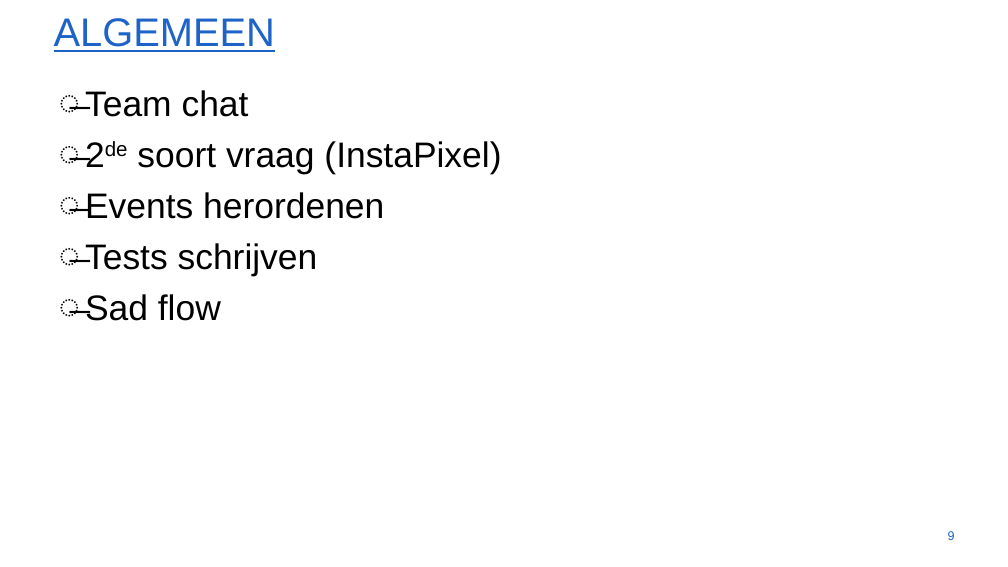
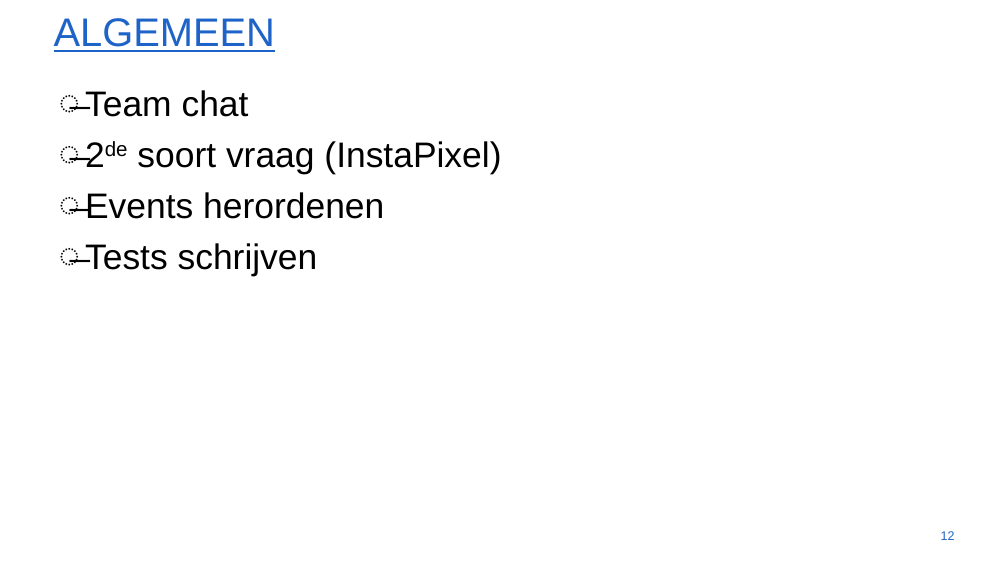
Before and after one commit to gartangh/Software-Development-Project, a slide deck: slide 12 of Sprint_1.pptx (slide 9 before the commit). Drawn at 1008x567 pixels with LibreOffice and Linux fonts; fonts in the diff are those of the drawing; background and template pictures are left out. Boxes give left, top, right and bottom in pixels: in the first picture for what was removed or moved away, otherwise in the second. Text is boxed around its words. In the diff, an @@ line names an element or a change of style, - is before the commit and + after.

```diff
--- a/Sprint_1.pptx
+++ b/Sprint_1.pptx
@@ text at (x1=85, y1=294, x2=221, y2=321): paragraph removed @@
-̶ Sad flow
@@ page number at (x1=941, y1=531, x2=955, y2=540): text changed @@
-9
+12
```
Also in this commit, not shown: 2 other slides changed, 3 slides added.
